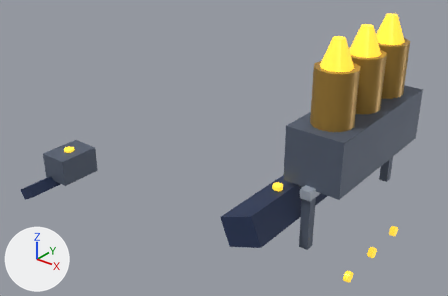
A saved change to the glTF model game/assets/structures/tower_nova_rate_s6.glb.
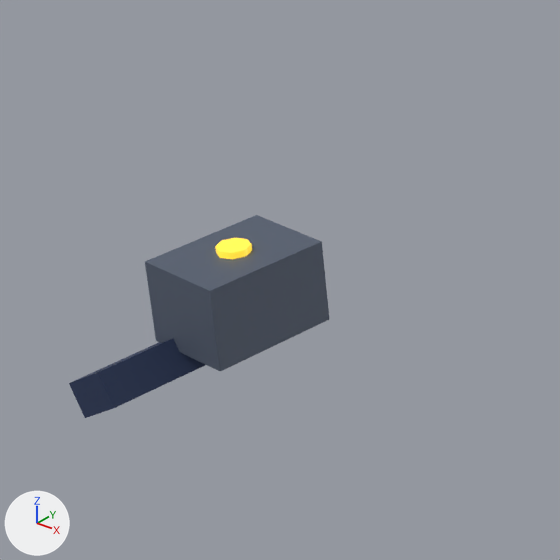
The first picture shows the older version from a 50 mm camera at (2.2, -2.51, 3.0) aimed at (0.29, -0.12, 1.52). The close-ups show the older and then the newer version on the part from 0% to 37% of the width and 26% to 82% of the height of that picture. Only the edits that show in the close-ups are written down. The lights are fixed; the arrows at lower left show +X, +Y and +Z. Where no turn or scale is listed for an object, it has been applied to the vertices. Vertices at exactly the same position are counted once.

The scene before the commit, as lines of its bpy script (objects in view):
```python
mat_steel_hull = principled_material('steel_hull')
mat_steel_hull.base_color = (0.117, 0.144, 0.202)  # greyish blue #606a7c
mat_steel_hull.metallic = 0.36
mat_steel_hull.roughness = 0.58
me_mesh_16 = bpy.data.meshes.new('Mesh_16')
me_mesh_16.from_pydata(...)  # a box spanning x -0.08..0.08, y -0.11..0.11, z -0.07..0.07
me_mesh_16.materials.append(mat_steel_hull)  # greyish blue #606a7c
me_mesh_17 = bpy.data.meshes.new('Mesh_17')
me_mesh_17.from_pydata(...)  # 8 vertices, 12 faces; spans x -0.058..0.058, y -0.15..0.15, z -0.051..0.051
me_mesh_17.materials.append(mat_chassis)  # dark blue #2b3a5c
me_mesh_18 = bpy.data.meshes.new('Mesh_18')
me_mesh_18.from_pydata(...)  # 20 vertices, 32 faces; spans x -0.028..0.028, y -0.028..0.028, z -0.011..0.011
me_mesh_18.materials.append(mat_energy_fuse)  # yellow #f0c83a, glowing yellow #f0c83a
ob_nova_ejector_box = bpy.data.objects.new('nova_ejector_box', me_mesh_16)
ob_nova_ejector_box.location = (-0.3, -0.7, 1.48)
ob_nova_ejector_chute = bpy.data.objects.new('nova_ejector_chute', me_mesh_17)
ob_nova_ejector_chute.location = (-0.36, -0.8, 1.38)
ob_nova_up_rate_l5_stud = bpy.data.objects.new('nova_up_rate_l5_stud', me_mesh_18)
ob_nova_up_rate_l5_stud.location = (-0.3, -0.7, 1.55)
```
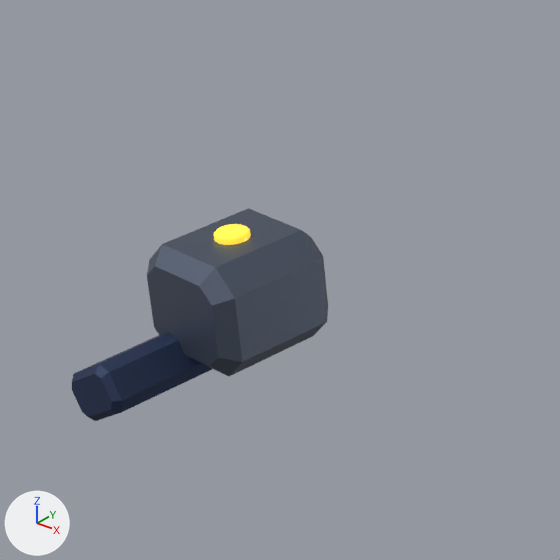
Pixel boxes [x1, y1, x2, y2] of what changed, in the close-ups (560 x 560 px):
```json
{"object": "nova_ejector_box", "change": "surface changed, reshaped", "before": [145, 215, 329, 371], "after": [147, 208, 328, 376], "on screen": "8% taller"}
{"object": "nova_ejector_chute", "change": "reshaped", "before": [69, 338, 205, 418], "after": [72, 333, 212, 421], "on screen": "10% taller"}
{"object": "nova_up_rate_l5_stud", "change": "reshaped, moved", "before": [215, 238, 252, 259], "after": [214, 224, 251, 245]}
```

Edits to the scene script, one JSON object a line:
```json
{"op": "set", "path": "mat_steel_hull.metallic", "old": "0.36", "new": "0.75"}
{"block": "me_mesh_16", "where": "# used by ob_nova_ejector_box; location = (-0.3, -0.7, 1.48)"}
{"op": "remove", "block": "me_mesh_16", "code": "me_mesh_16.from_pydata(...)  # 8 vertices, 12 faces; spans x -0.08..0.08, y -0.11..0.11, z -0.07..0.07"}
{"op": "add", "block": "me_mesh_16", "code": "me_mesh_16.from_pydata(...)  # 32 vertices, 60 faces; spans x -0.105..0.105, y -0.11..0.11, z -0.095..0.095"}
{"block": "me_mesh_16", "change": "me_mesh_16 part 1: the whole mesh is rebuilt"}
{"block": "me_mesh_17", "where": "# used by ob_nova_ejector_chute; location = (-0.36, -0.8, 1.38)"}
{"op": "remove", "block": "me_mesh_17", "code": "me_mesh_17.from_pydata(...)  # 8 vertices, 12 faces; spans x -0.058..0.058, y -0.15..0.15, z -0.051..0.051"}
{"op": "add", "block": "me_mesh_17", "code": "me_mesh_17.from_pydata(...)  # 32 vertices, 60 faces; spans x -0.064..0.064, y -0.15..0.15, z -0.057..0.057"}
{"block": "me_mesh_17", "change": "me_mesh_17 part 2: the whole mesh is rebuilt"}
{"block": "me_mesh_18", "where": "# used by ob_nova_up_rate_l5_stud; location = (-0.3, -0.7, 1.55)"}
{"op": "remove", "block": "me_mesh_18", "code": "me_mesh_18.from_pydata(...)  # 20 vertices, 32 faces; spans x -0.028..0.028, y -0.028..0.028, z -0.011..0.011"}
{"op": "add", "block": "me_mesh_18", "code": "me_mesh_18.from_pydata(...)  # 134 vertices, 256 faces; spans x -0.028..0.028, y -0.028..0.028, z -0.011..0.011"}
{"block": "me_mesh_18", "change": "me_mesh_18 part 3: 18 vertices removed from x -0.028..0.028, y -0.028..0.028, z -0.011..0.011; 132 vertices added at x -0.028..0.028, y -0.028..0.028, z -0.011..0.011"}
{"op": "set", "path": "ob_nova_up_rate_l5_stud.location", "old": "(-0.3, -0.7, 1.55)", "new": "(-0.3, -0.7, 1.575)"}
```
